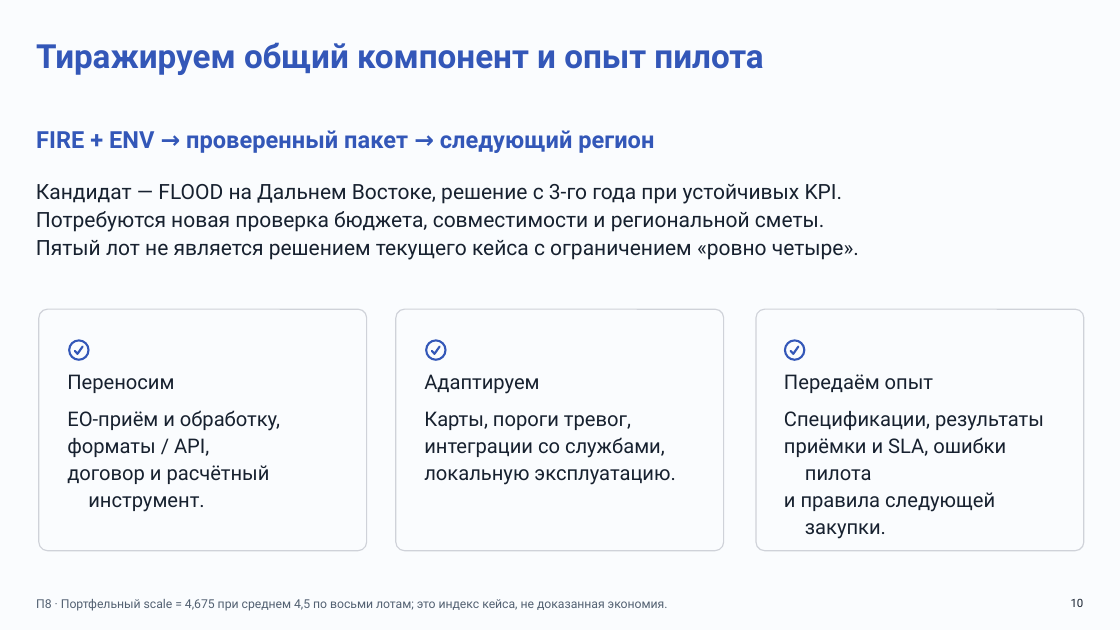
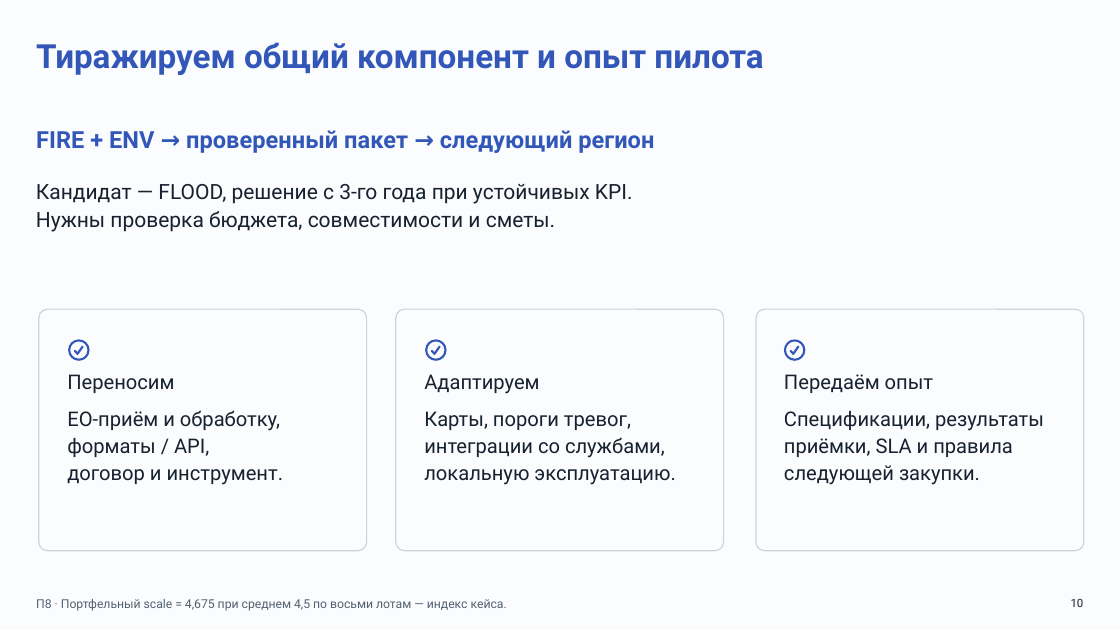
Before and after one commit to Mihail239239/Clodex_Cosmoton, a slide deck: slide 10 of presentation.pptx. Drawn at 1120x630 pixels with LibreOffice and Linux fonts; fonts in the diff are those of the drawing. Boxes give left, top, right and bottom in pixels: in the first picture for what was removed or moved away, otherwise in the second. Text is boxed around its words. In the diff, an @@ line names an element or a change of style, - is before the commit and + after.

```diff
--- a/presentation.pptx
+++ b/presentation.pptx
@@ text at box(36, 184, 633, 232): text changed @@
-Кандидат — FLOOD на Дальнем Востоке, решение с 3-го года при устойчивых KPI.
-Потребуются новая проверка бюджета, совместимости и региональной сметы.
-Пятый лот не является решением текущего кейса с ограничением «ровно четыре».
+Кандидат — FLOOD, решение с 3-го года при устойчивых KPI.
+Нужны проверка бюджета, совместимости и сметы.
@@ text at box(784, 438, 1013, 485): text changed @@
-приёмки и SLA, ошибки пилота
-и правила следующей закупки.
+приёмки, SLA и правила
+следующей закупки.
@@ text at box(67, 469, 283, 485): text changed @@
-договор и расчётный инструмент.
+договор и инструмент.
@@ text at box(36, 599, 507, 611): text changed @@
-П8 · Портфельный scale = 4,675 при среднем 4,5 по восьми лотам; это индекс кейса, не доказанная экономия.
+П8 · Портфельный scale = 4,675 при среднем 4,5 по восьми лотам — индекс кейса.
```
Also in this commit, not shown: 11 other slides changed, 1 other file.
